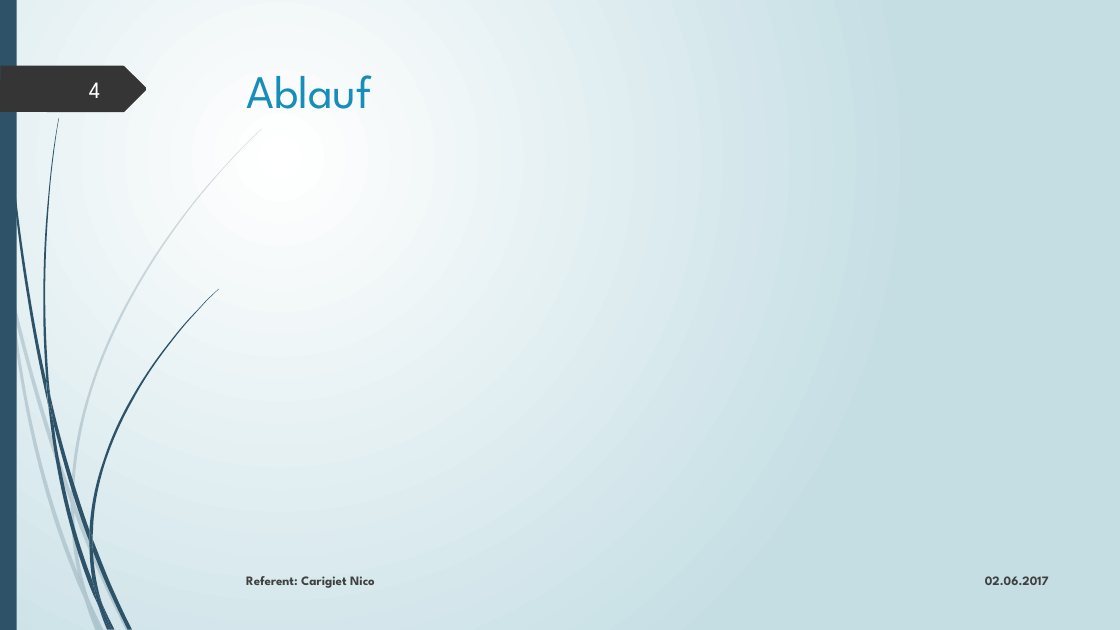
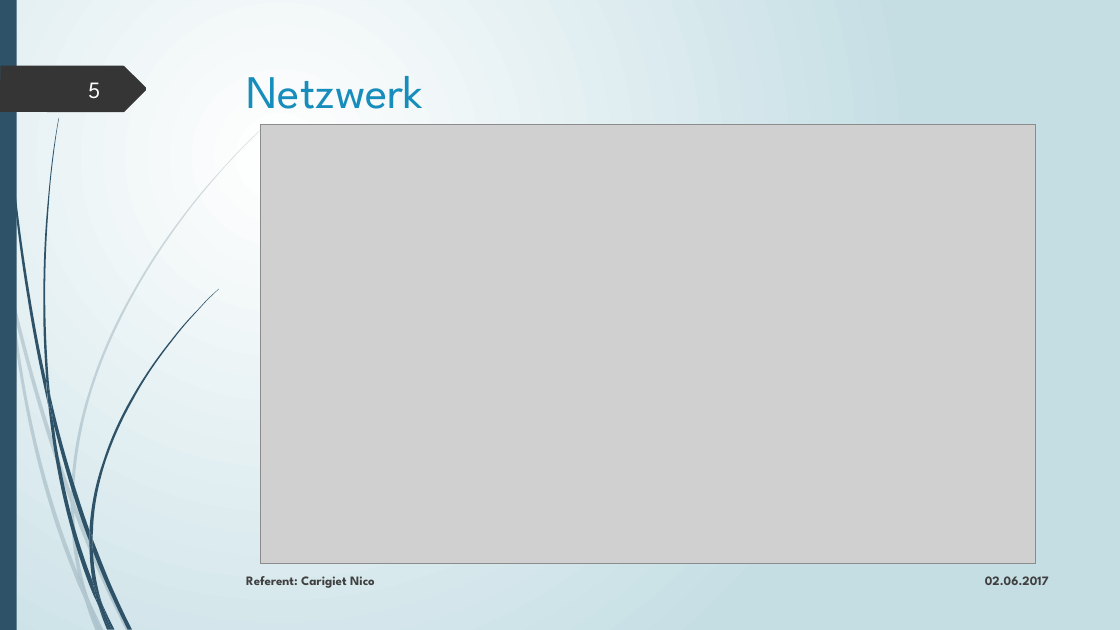
Before and after one commit to edecom/IPA, a slide deck: slide 5 of 4_Dokumente/48_Präsentation & Demonstration/IPA_Präsentation_Carigiet_Nico_20170529.pptx (slide 4 before the commit). Drawn at 1120x630 pixels with LibreOffice and Linux fonts; fonts in the diff are those of the drawing; grey boxes stand for pictures. Boxes give left, top, right and bottom in pixels: in the first picture for what was removed or moved away, otherwise in the second. Text is boxed around its words. In the diff, an @@ line names an element or a change of style, - is before the commit and + after.

```diff
--- a/4_Dokumente/48_Präsentation & Demonstration/IPA_Präsentation_Carigiet_Nico_20170529.pptx
+++ b/4_Dokumente/48_Präsentation & Demonstration/IPA_Präsentation_Carigiet_Nico_20170529.pptx
@@ page number at <box>88,82,100,99</box>: text changed @@
-4
+5
@@ title at <box>247,76,424,109</box>: text changed @@
-Ablauf
+Netzwerk
@@ picture added at <box>260,124,1036,564</box> @@
```
Also in this commit, not shown: 5 other slides changed, 15 slides added, 12 other files.
